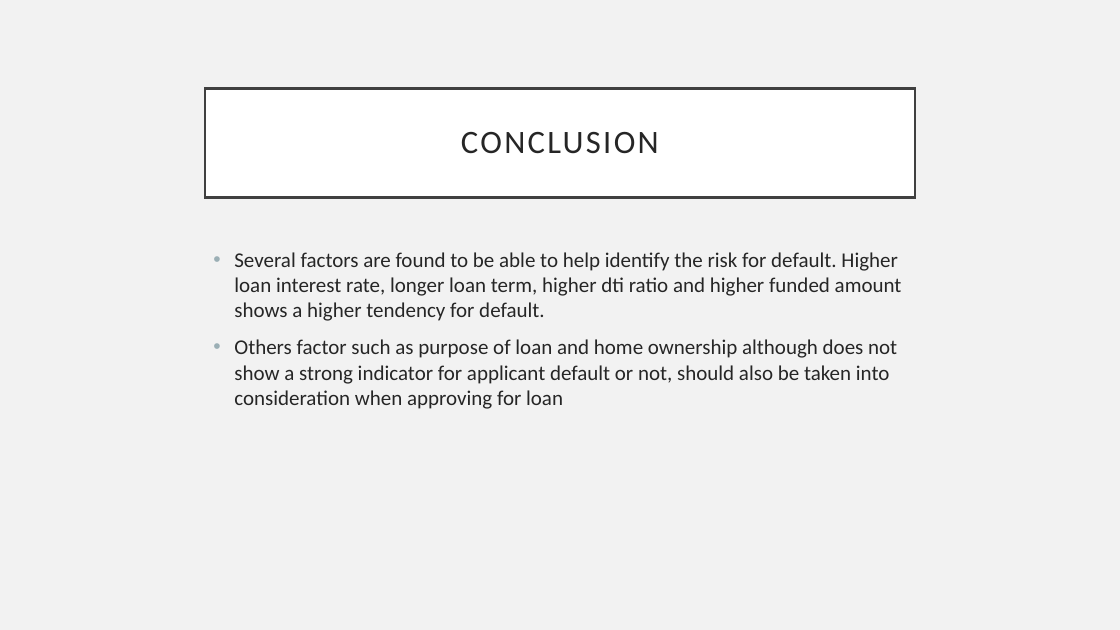
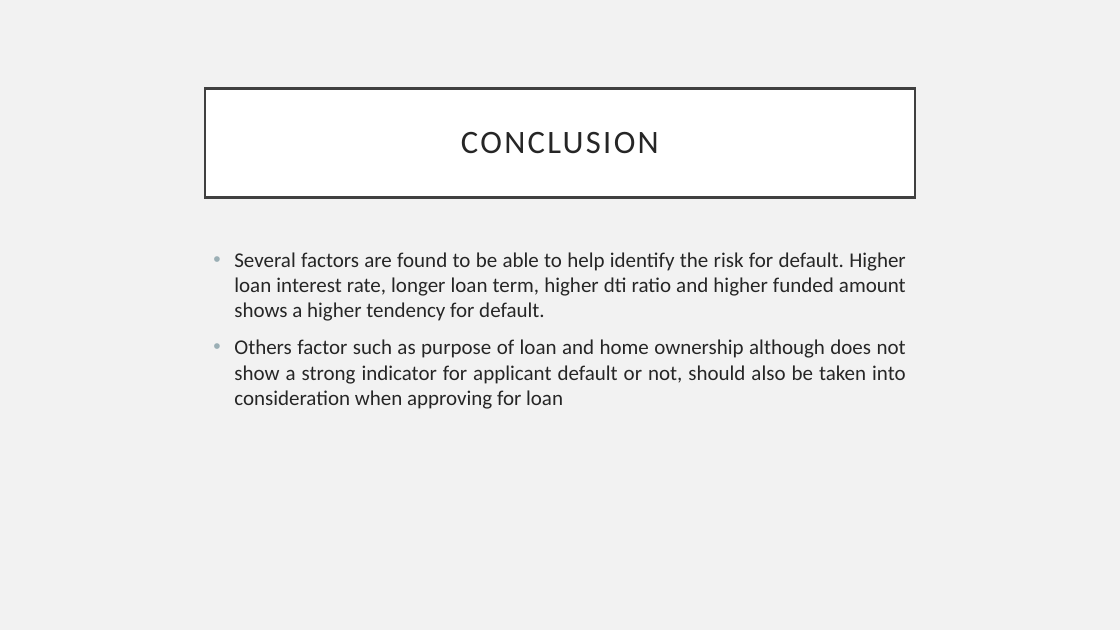
Before and after one commit to itsmaru/upgrad.lendingclub, a slide deck: slide 5 of Yesy Nur Sanndah.pptx. Drawn at 1120x630 pixels with LibreOffice and Linux fonts; fonts in the diff are those of the drawing. Boxes give left, top, right and bottom in pixels: in the first picture for what was removed or moved away, otherwise in the second. Text is boxed around its words. In the diff, an @@ line names an element or a change of style, - is before the commit and + after.

```diff
--- a/Yesy Nur Sanndah.pptx
+++ b/Yesy Nur Sanndah.pptx
@@ text "Several factors are found to ..." at bbox=[234, 252, 906, 409]: alignment left to justified @@
```
Also in this commit, not shown: 3 other slides changed.
